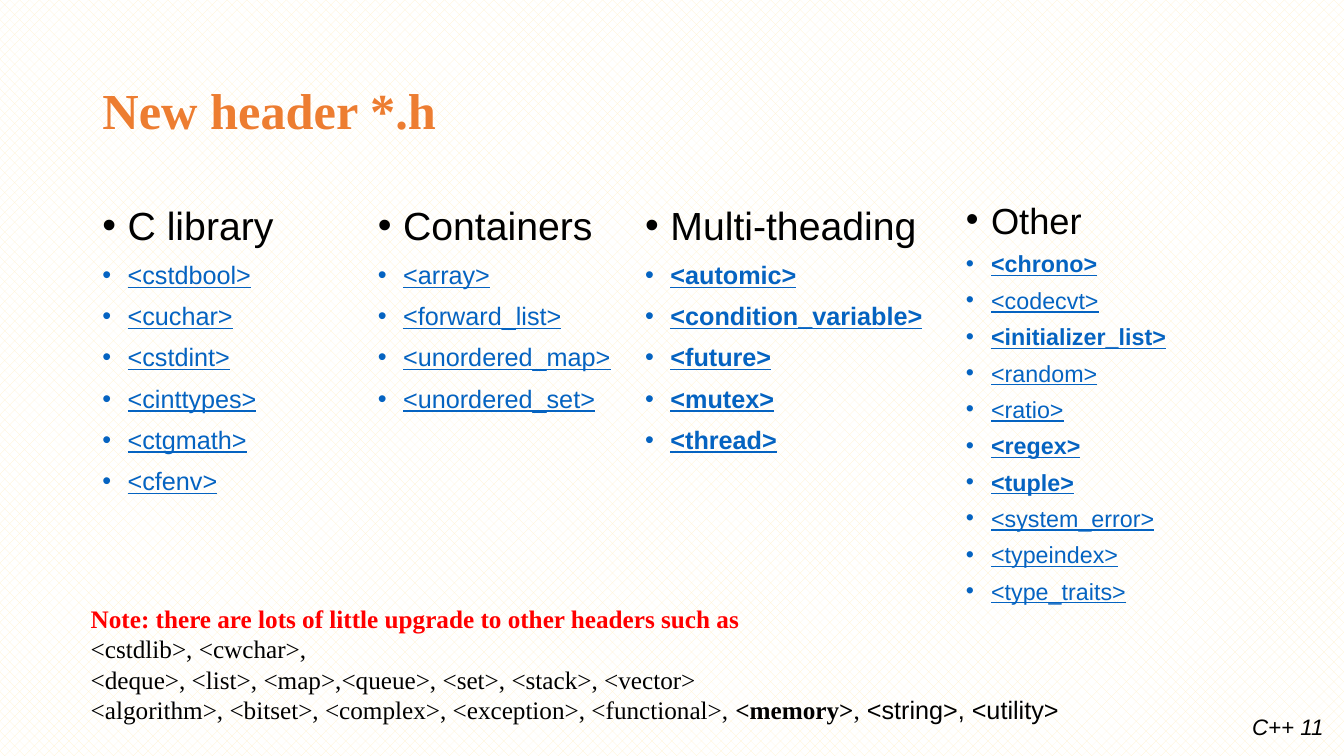
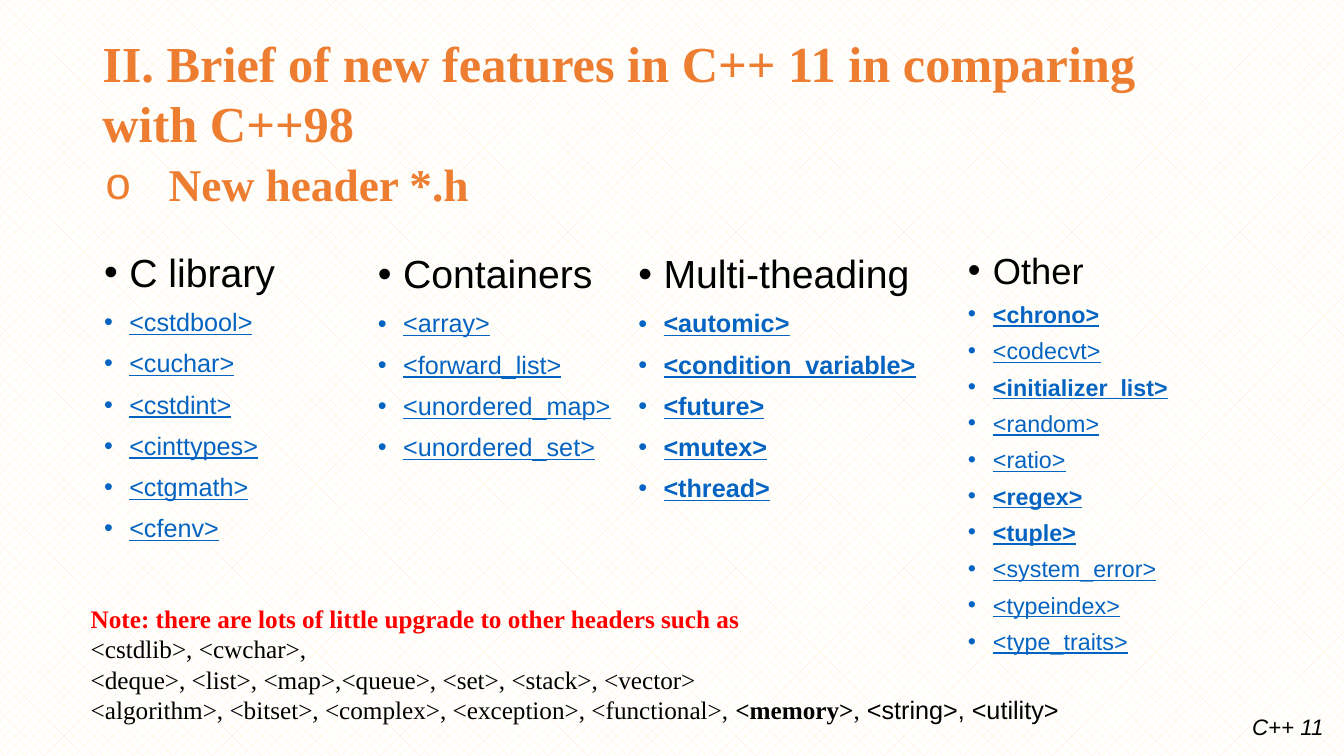
Before and after one commit to minhthedt/hello-world, a slide deck: slide 4 of Training/LG_Training_C++11.pptx. Drawn at 1344x756 pixels with LibreOffice and Linux fonts; fonts in the diff are those of the drawing; background and template pictures are left out. Boxes give left, top, right and bottom in pixels: in the first picture for what was removed or moved away, otherwise in the second. Text is boxed around its words. In the diff, an @@ line names an element or a change of style, - is before the commit and + after.

```diff
--- a/Training/LG_Training_C++11.pptx
+++ b/Training/LG_Training_C++11.pptx
@@ text added at (x1=102, y1=46, x2=1135, y2=143), 36 pt, text #ED7D31, bold @@
+II. Brief of new features in C++ 11 in comparing with C++98
@@ title "New header *.h" moved from (x1=102, y1=94, x2=436, y2=130) to (x1=169, y1=169, x2=468, y2=202) @@
@@ title "New header *.h" at (x1=169, y1=169, x2=468, y2=202): size 36 to 32.4 pt; bullet none to o @@
@@ text "C library" moved from (x1=128, y1=211, x2=274, y2=494) to (x1=129, y1=258, x2=275, y2=541) @@
@@ text "Containers" moved from (x1=403, y1=211, x2=610, y2=413) to (x1=403, y1=259, x2=610, y2=461) @@
@@ text "Multi-theading" moved from (x1=670, y1=211, x2=922, y2=453) to (x1=664, y1=259, x2=916, y2=501) @@
@@ text "Other" moved from (x1=991, y1=207, x2=1166, y2=605) to (x1=993, y1=257, x2=1168, y2=655) @@
```
Also in this commit, not shown: 18 other slides changed, 9 slides added, 2 slides removed, 46 other files.
